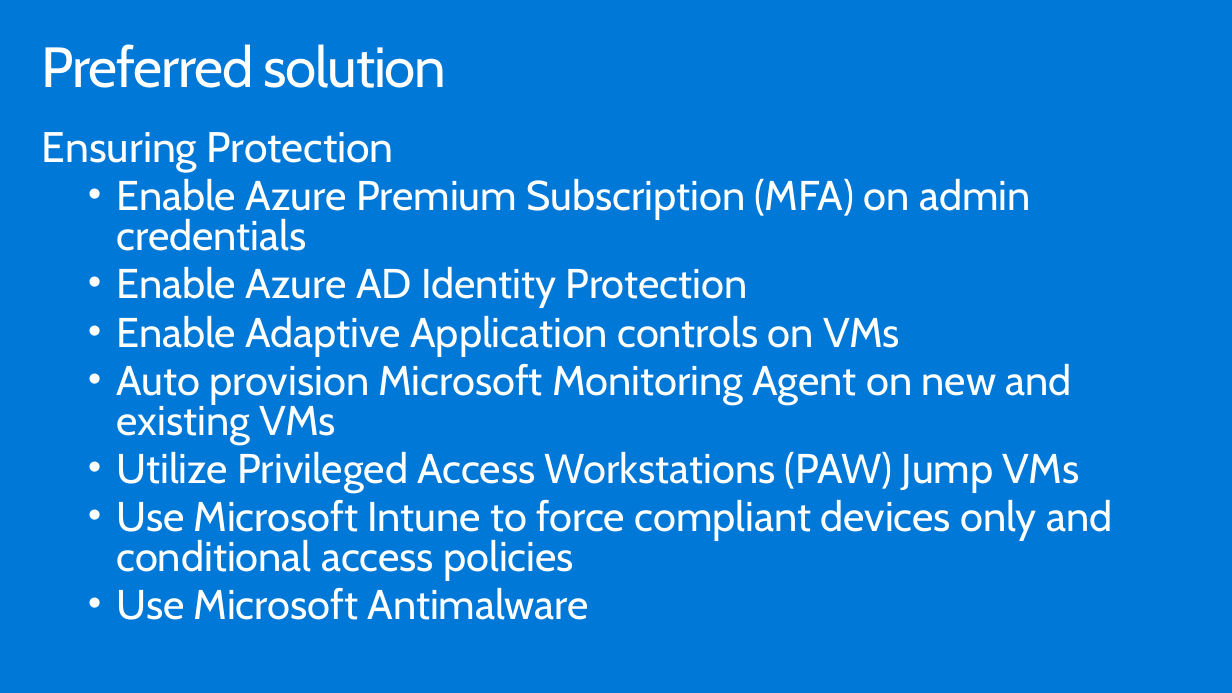
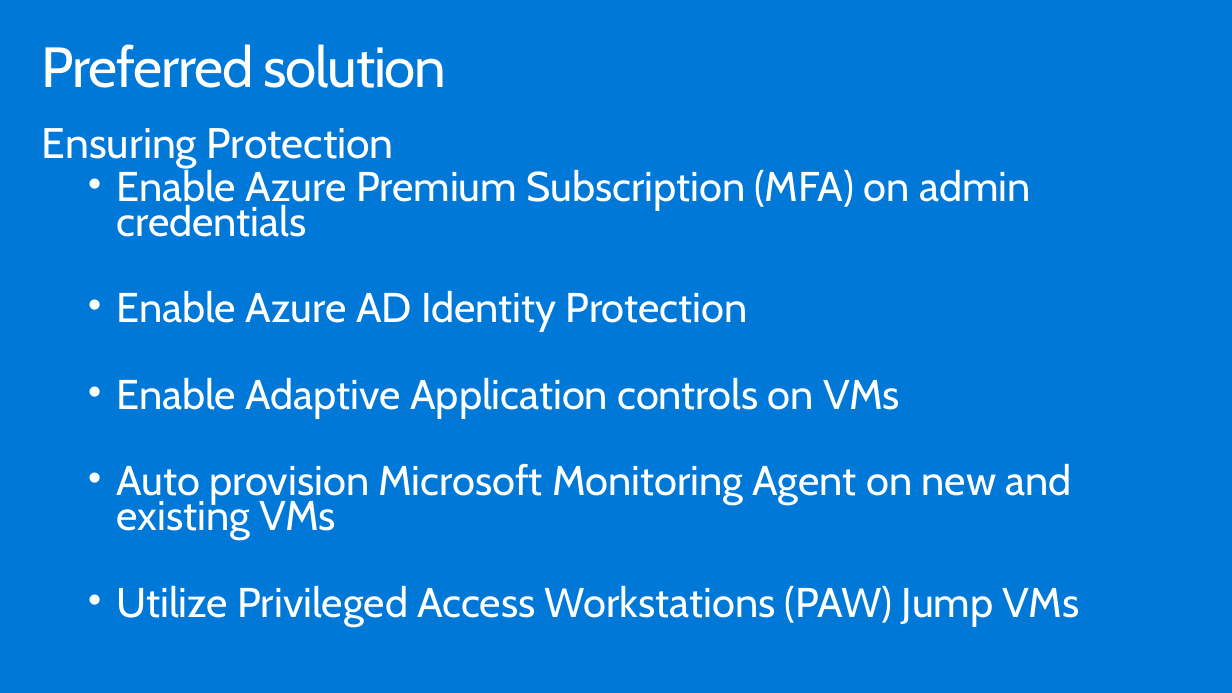
Before and after one commit to tejaswini972/MCW-Security-baseline-on-Azure, a slide deck: slide 26 of Whiteboard design session/WDS trainer presentation - Security baseline on Azure.pptx (slide 25 before the commit). Drawn at 1232x693 pixels with LibreOffice and Linux fonts; fonts in the diff are those of the drawing. Boxes give left, top, right and bottom in pixels: in the first picture for what was removed or moved away, otherwise in the second. Text is boxed around its words. In the diff, an @@ line names an element or a change of style, - is before the commit and + after.

```diff
--- a/Whiteboard design session/WDS trainer presentation - Security baseline on Azure.pptx
+++ b/Whiteboard design session/WDS trainer presentation - Security baseline on Azure.pptx
@@ text "Ensuring Protection" at (x1=42, y1=128, x2=1080, y2=627): line spacing 0.8 to 0.7 @@
@@ text at (x1=116, y1=499, x2=1112, y2=620): paragraphs removed @@
-  • Use Microsoft Intune to force compliant devices only and conditional access policies
-  • Use Microsoft Antimalware
```
Also in this commit, not shown: 15 other slides changed, 2 slides added, 3 other files.
